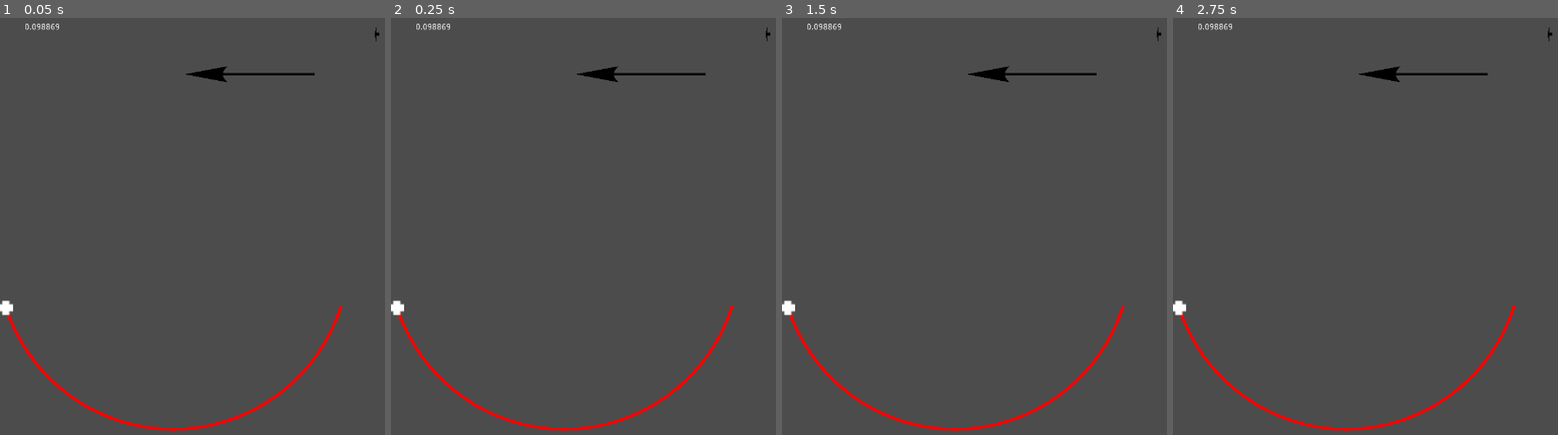
Above: before the commit, frames 1-4 (left to right).
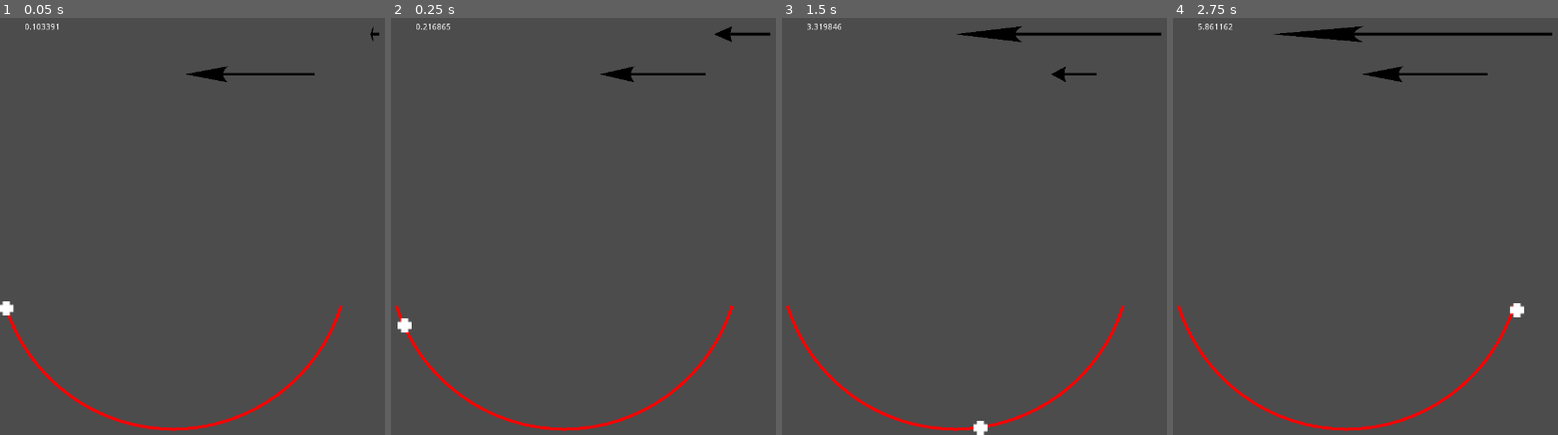
Above: after the commit, the same moments.

Repository: GalileoCap/GDT_CualqierCaida
Game: Godot game, scene res://Scenes/Main.tscn
Two runs of this game, one before a commit and one after it. Both use one fixed random seed, a clock stepped at 60 frames per second and the inputs below.
Inputs:
- Up to frame 1 (0.05 s): no input
- Up to frame 2 (0.25 s): no input
- Up to frame 3 (1.5 s): no input
- Up to frame 4 (2.75 s): no input

The runs differ from the first frame. In frame 1, 0.1% of the frame differs, in the area x 0-98%, y 1-72%; in frame 2, 0.7%; in frame 3, 1.2%, in the area x 0-98%, y 1-100%; in frame 4, 1.2%.

Commit message:
No se bien qe cambios, pero commiteo por si acaso

Diff:
--- a/Scenes/Main.gd
+++ b/Scenes/Main.gd
@@ -135,9 +135,9 @@
 func calculo_rampa_redonda(dt, rampa3):
 	var mix = $Pelota.position.x / escala #Averigua donde esta la pelota
 	var temp1 = sqrt(pow(rampa3.r, 2) - pow(mix - rampa3.xc, 2)) #dy
-	var alfa = atan2(1, 2 * temp1) #dy/dx = 1/temp1.,
+	var alfa = atan2(1, -2 * temp1) #dy/dx = 1/temp1.,
 	#pero con x = r se volveria indefinida, por eso usamos atan2 qe tiene en cuenta ese caso
-	ar = -g * sin(alfa)
+	ar = -g * sin(alfa) #g es negativa porqe la gravedad va p'abajo
 	vr += ar * dt
 	var dd = vr * dt #dd es en la direccion de la tangente del plano
 
